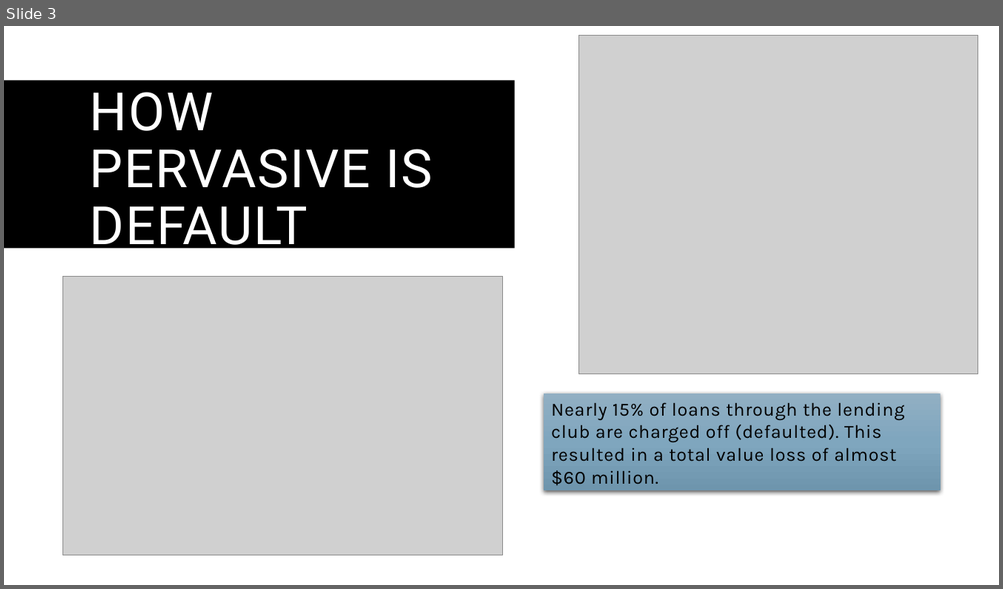
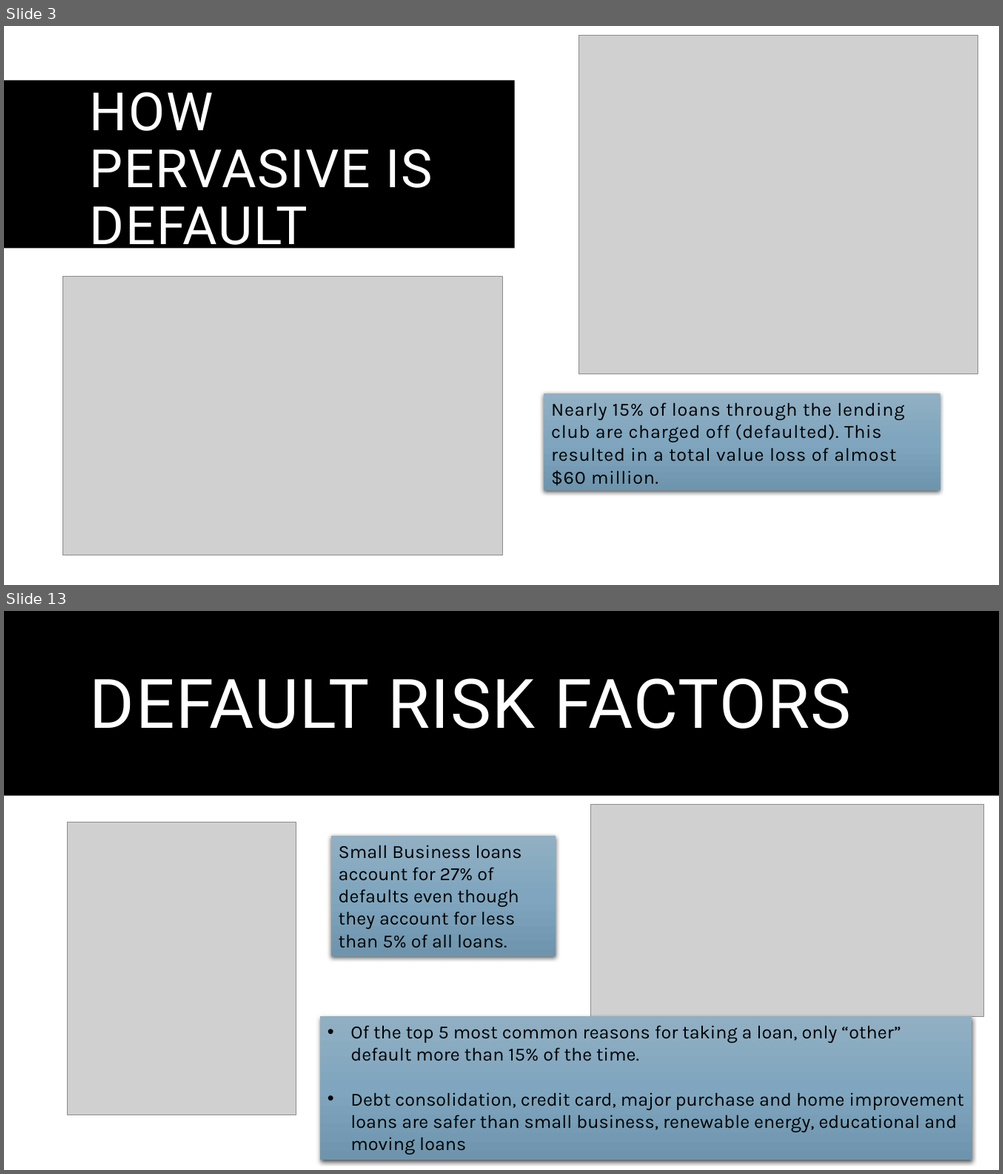
Before and after one commit to mickyals/lending_club_EDA, a slide deck: Lending Club Case Study.pptx. Shown one above the other, each under a label of ours: slide 3 before the commit, slides 3 and 13 after it; the slides between them are not shown. The pictures are 1003x589 and 1003x1174 pixels, drawn with LibreOffice and Linux fonts; fonts in the diff are those of the drawing; grey boxes stand for pictures. Boxes give left, top, right and bottom in pixels: in the first picture for what was removed or moved away, otherwise in the second. Text is boxed around its words. In the diff, an @@ line names an element or a change of style, - is before the commit and + after.

```diff
--- a/Lending Club Case Study.pptx
+++ b/Lending Club Case Study.pptx
@@ slide 13 added at [4, 611, 999, 1170], background #FFFFFF; not listed: 1 template element that a slide beside it also shows @@
@@ title added at [90, 678, 851, 729], 66 pt, text #FFFFFF @@
+DEFAULT RISK FACTORS
@@ picture added at [591, 805, 984, 1017] @@
@@ picture added at [68, 822, 296, 1116] @@
@@ rectangle added at [331, 836, 555, 957], fill gradient #92B0C4 to #80A7BF to #6F95AD, 18 pt, text #000000 @@
+Small Business loans account for 27% of defaults even though they account for less than 5% of all loans.
@@ rectangle added at [320, 1017, 973, 1160], fill gradient #92B0C4 to #80A7BF to #6F95AD, 18 pt, text #000000 @@
+• Of the top 5 most common reasons for taking a loan, only “other” default more than 15% of the time.
+• Debt consolidation, credit card, major purchase and home improvement loans are safer than small business, renewable energy, educational and moving loans
```
Also in this commit, not shown: 4 slides changed, 9 other slides added, 1 other file.
